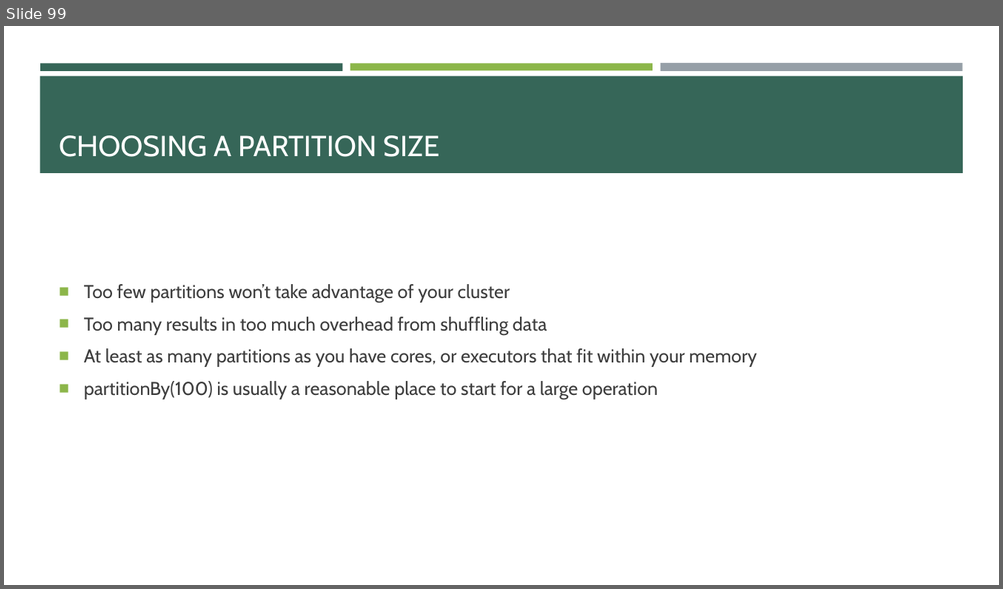
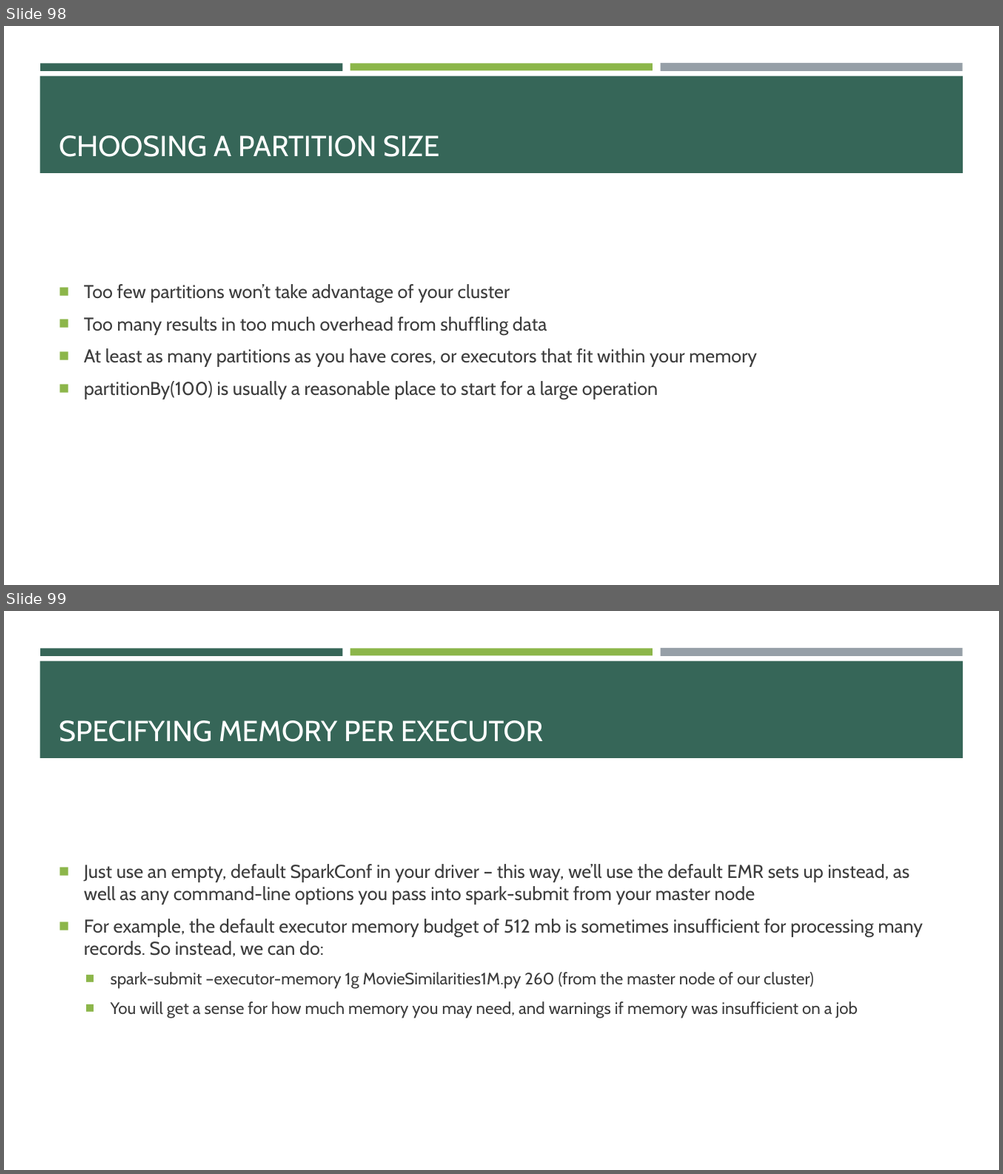
Before and after one commit to e-m-wilson/data_engineering, a slide deck: spark/Spark.pptx. Shown one above the other, each under a label of ours: slide 99 before the commit, slides 98 and 99 after it. The pictures are 1003x589 and 1003x1174 pixels, drawn with LibreOffice and Linux fonts; fonts in the diff are those of the drawing. Boxes give left, top, right and bottom in pixels: in the first picture for what was removed or moved away, otherwise in the second. Text is boxed around its words. In the diff, an @@ line names an element or a change of style, - is before the commit and + after.

```diff
--- a/spark/Spark.pptx
+++ b/spark/Spark.pptx
@@ slide 99 added at [4, 611, 999, 1170], background #FFFFFF; not listed: 4 template elements that a slide beside it also shows @@
@@ title added at [59, 721, 543, 742], 28 pt, text #FFFFFF @@
+SPECIFYING MEMORY PER EXECUTOR
@@ text added at [84, 864, 923, 1019], 18 pt, text #3D3D3D @@
+■ Just use an empty, default SparkConf in your driver – this way, we’ll use the default EMR sets up instead, as well as any command-line options you pass into spark-submit from your master node
+■ For example, the default executor memory budget of 512 mb is sometimes insufficient for processing many records. So instead, we can do:
+  ■ spark-submit –executor-memory 1g MovieSimilarities1M.py 260 (from the master node of our cluster)
+  ■ You will get a sense for how much memory you may need, and warnings if memory was insufficient on a job
@@ what was slide 99 is now slide 98 @@
```
Also in this commit, not shown: 4 slides changed, 33 other slides added, 6 other files.
